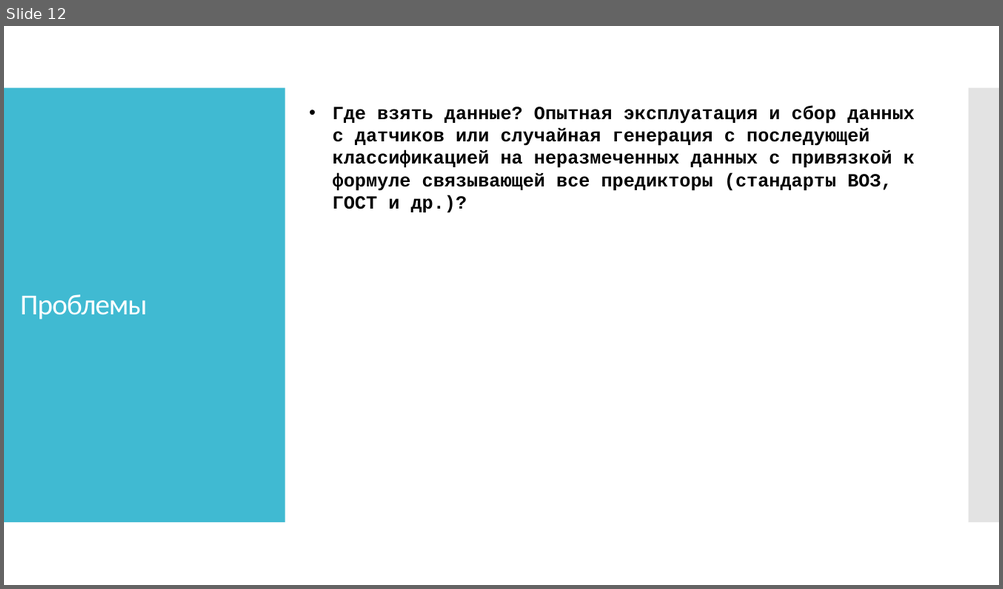
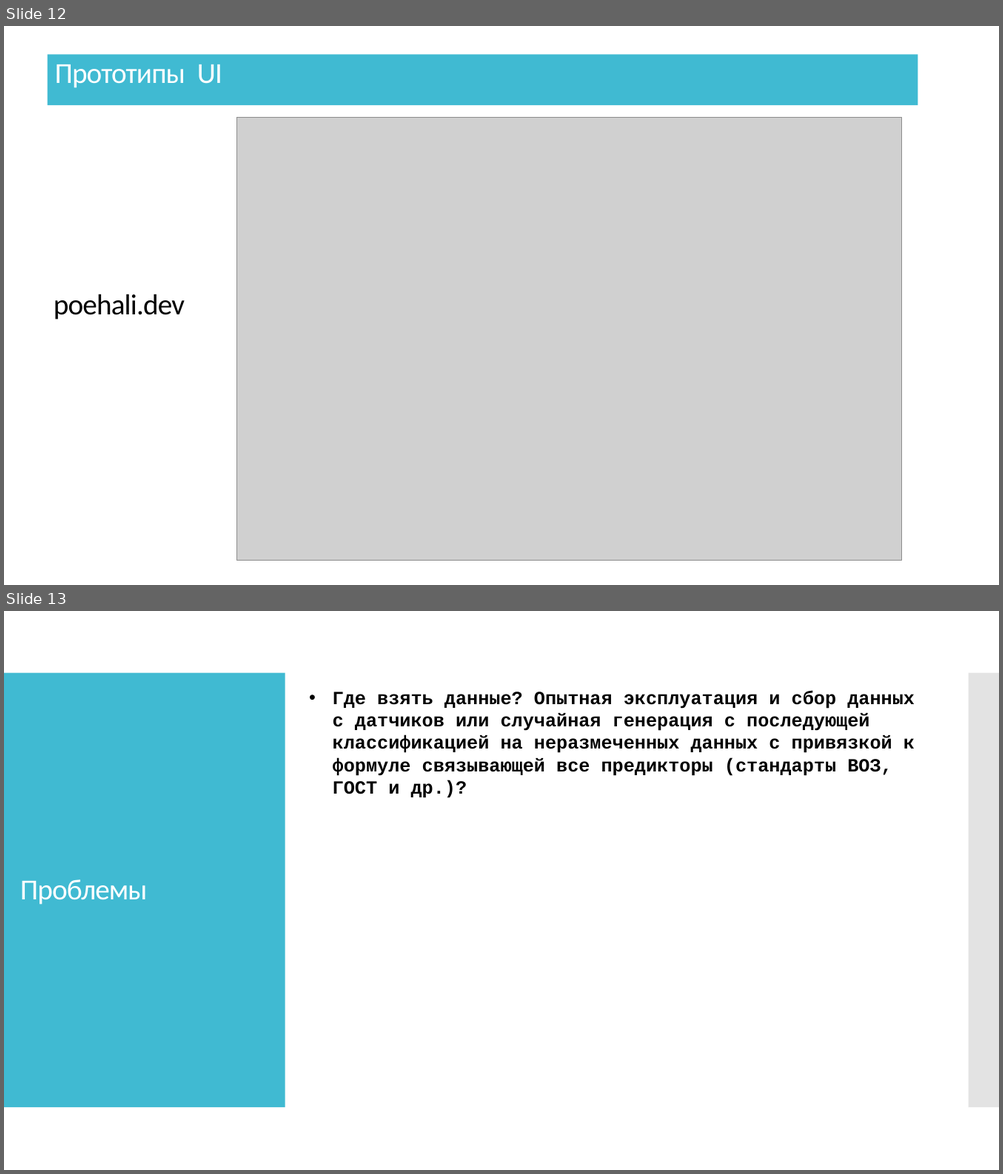
Before and after one commit to IlyyaNeustroev/airQuality, a slide deck: Презентация/АэроМонитор.pptx. Shown one above the other, each under a label of ours: slide 12 before the commit, slides 12 and 13 after it. The pictures are 1003x589 and 1003x1174 pixels, drawn with LibreOffice and Linux fonts; fonts in the diff are those of the drawing; grey boxes stand for pictures. Boxes give left, top, right and bottom in pixels: in the first picture for what was removed or moved away, otherwise in the second. Text is boxed around its words. In the diff, an @@ line names an element or a change of style, - is before the commit and + after.

```diff
--- a/Презентация/АэроМонитор.pptx
+++ b/Презентация/АэроМонитор.pptx
@@ slide 12 added at (4, 26, 999, 585), background #FFFFFF @@
@@ rectangle added at (47, 54, 917, 105), fill #40BAD2, 28 pt, text #FFFFFF @@
+Прототипы UI
@@ picture added at (237, 118, 902, 560) @@
@@ title added at (11, 294, 185, 320), 28 pt, text #000000 @@
+===poehali.dev
@@ what was slide 12 is now slide 13 @@
```
Also in this commit, not shown: 2 slides changed.
